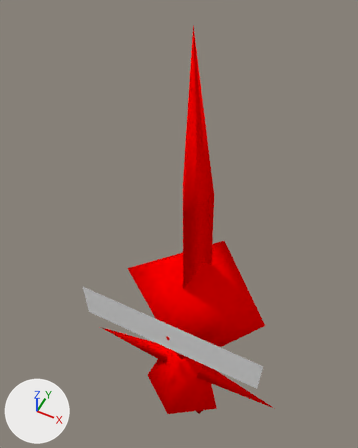
A saved change to the Blender file arm9/art/pikmin.blend.
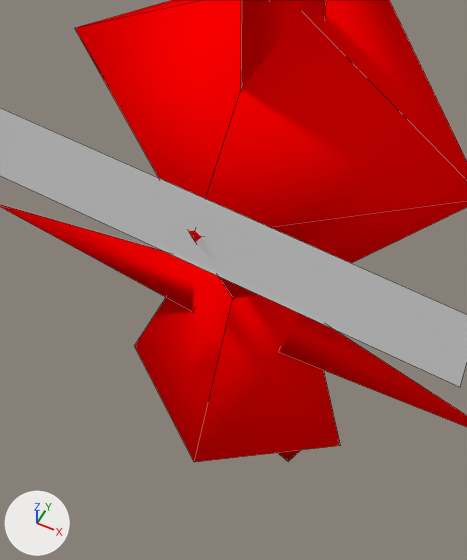
There are two pictures of each version: one whole from a camera (50 mm lens) standing at (1.14, -2.42, 6.87) and looking at (-0.3, 0.46, 3.26), one close up on the part from 29% to 72% of the width and 58% to 100% of the height. Arrows for +X, +Y and +Z are at lower left; the lights stay in place. The close-ups show mesh edges as thin lines.

Objects in the first close-up: 'red_pikmin'.
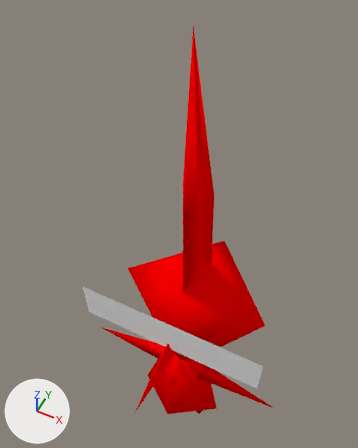
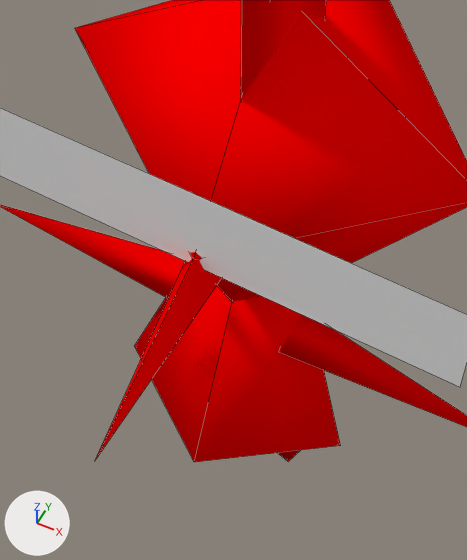
The edits, one by one:
me_head_default has 42 vertices, 35 faces and spans x -1.14..1.14, y -0.44..1.01, z 0.0..5.52.
me_head_default is used by ob_red_pikmin; location (0.0, 0.0, 0.0).
Verts and faces of me_head_default; kept vertices keep their numbers, new ones are numbered from 42.
Before the commit, vertices of me_head_default: 15 (0.0, -0.39, 2.62) at pixel (192, 238).
Part 1, on me_head_default:
Vertex 15 moves to (0.0, -0.39, 2.48), pixel (193, 260).
New vertex 42 is at (0.0, -0.22, 2.53).
New vertex 43 is at (0.0, -1.05, 2.31).
New vertex 44 is at (0.08, -0.16, 2.3).
New vertex 45 is at (-0.08, -0.16, 2.3).
New faces: (43, 45, 44), (42, 43, 44), (42, 45, 43) (mat_body (red #ff0000)).

Location of each change, [x1, y1, x2, y2] in pixels of the close-ups (467 x 560 px):
part 1 of me_head_default, built on
    before: [75, 0, 467, 298]
    after: [75, 0, 467, 459]
